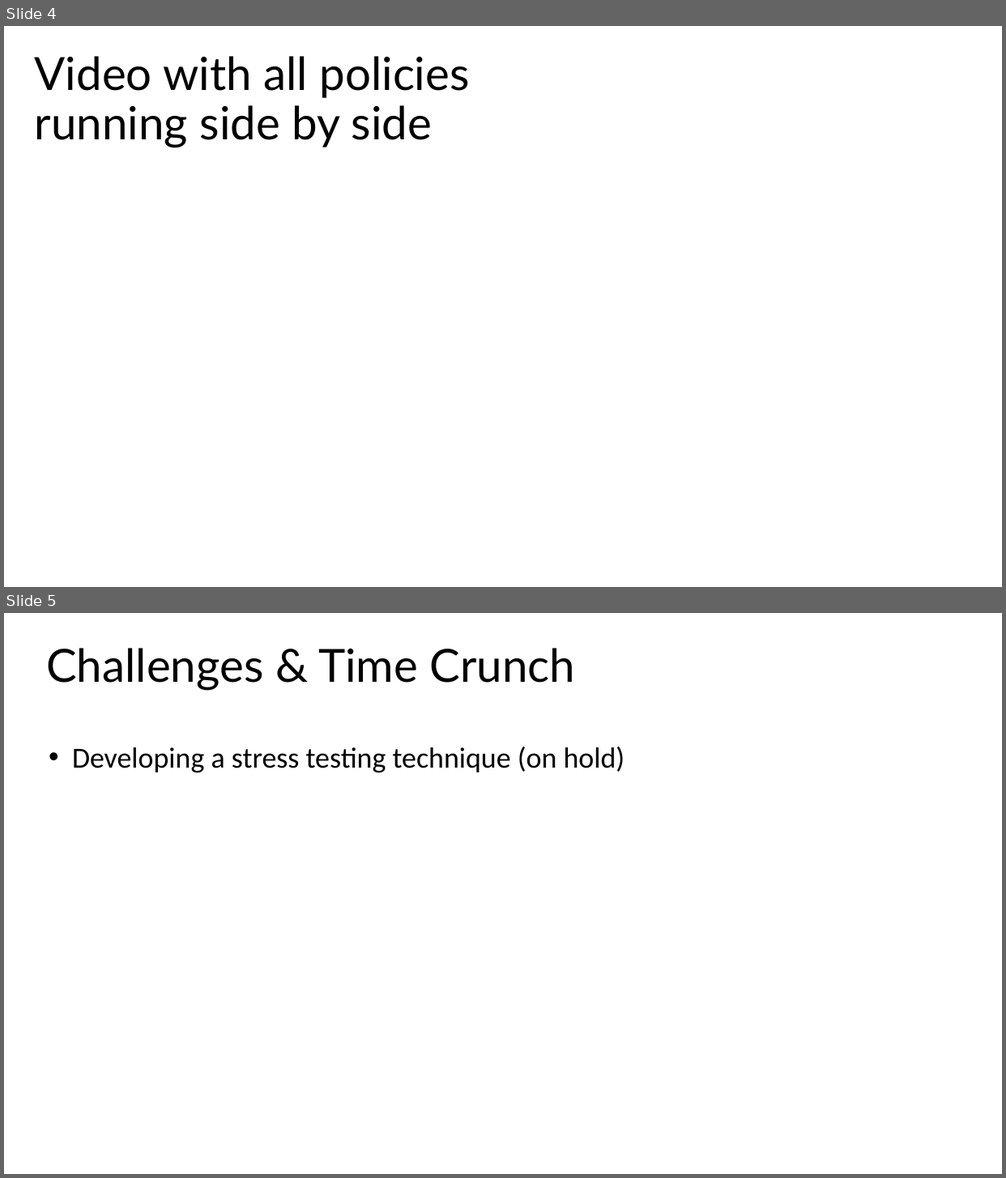
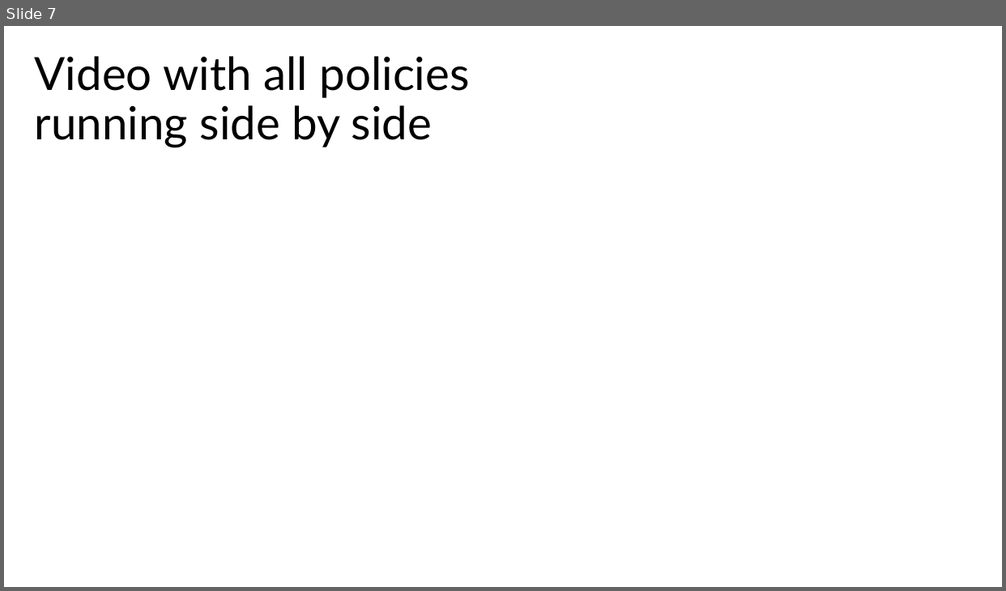
Before and after one commit to adfayed/aim_ros, a slide deck: Final Project Presentation.odp. Shown one above the other, each under a label of ours: slides 4 and 5 before the commit, slide 7 after it. The pictures are 1006x1178 and 1006x591 pixels, drawn with LibreOffice and Linux fonts; fonts in the diff are those of the drawing. Boxes give left, top, right and bottom in pixels: in the first picture for what was removed or moved away, otherwise in the second. Text is boxed around its words. In the diff, an @@ line names an element or a change of style, - is before the commit and + after.

```diff
--- a/Final Project Presentation.odp
+++ b/Final Project Presentation.odp
@@ slide 5 removed at (x1=4, y1=613, x2=1002, y2=1174), background #FFFFFF @@
@@ text removed at (x1=46, y1=648, x2=574, y2=691) @@
-Challenges & Time Crunch
@@ text removed at (x1=72, y1=747, x2=625, y2=773) @@
-• Developing a stress testing technique (on hold)
@@ what was slide 4 is now slide 7 @@
```
Also in this commit, not shown: 3 slides changed, 2 slides added.
